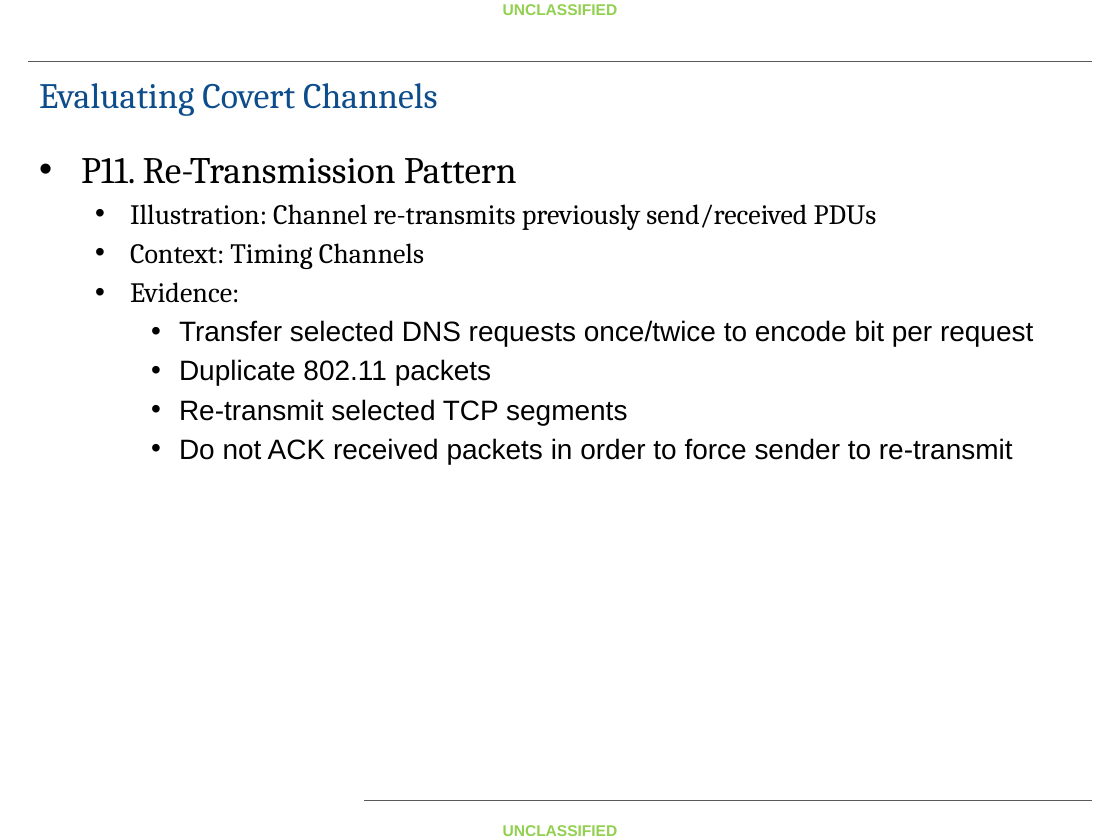
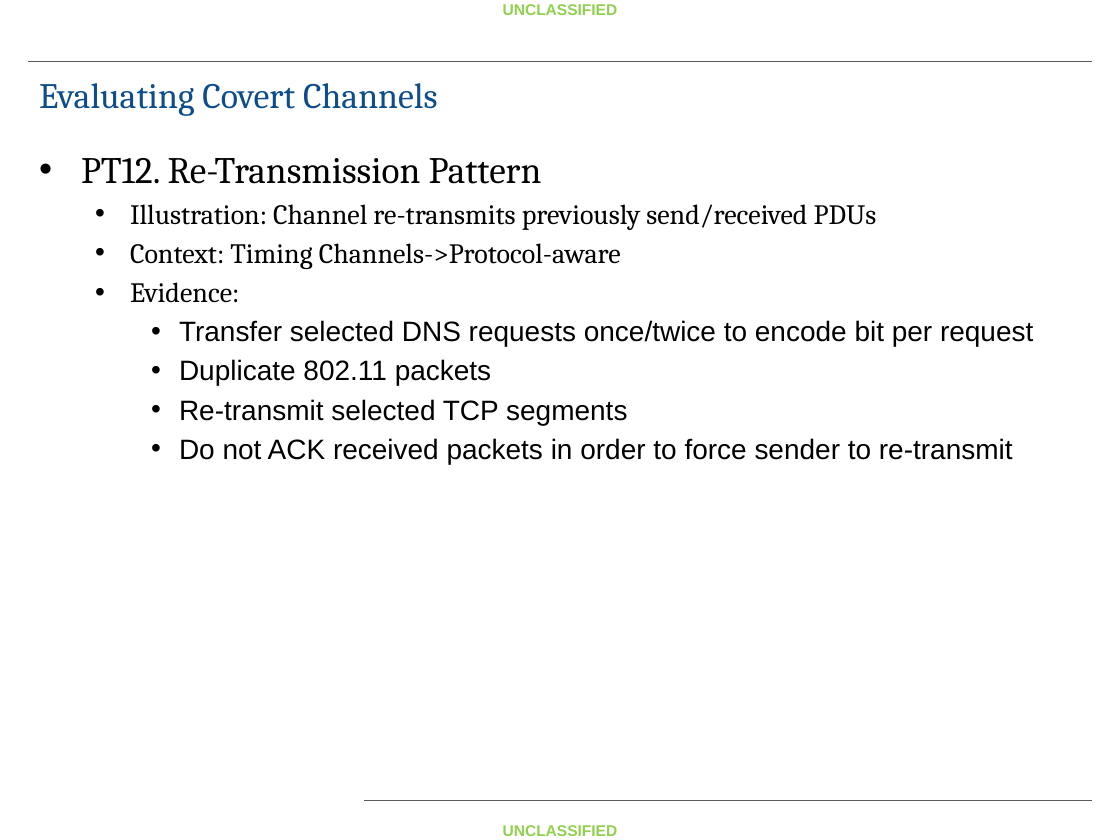
Before and after one commit to fitzgeralddaniel/CovertChannelClass, a slide deck: slide 24 of Handout/Covert Channel Lecture Whitepaper Slides.pptx (slide 17 before the commit). Drawn at 1120x840 pixels with LibreOffice and Linux fonts; fonts in the diff are those of the drawing; background and template pictures are left out. Boxes give left, top, right and bottom in pixels: in the first picture for what was removed or moved away, otherwise in the second. Text is boxed around its words. In the diff, an @@ line names an element or a change of style, - is before the commit and + after.

```diff
--- a/Handout/Covert Channel Lecture Whitepaper Slides.pptx
+++ b/Handout/Covert Channel Lecture Whitepaper Slides.pptx
@@ text at (81, 158, 542, 184): text changed @@
-• P11. Re-Transmission Pattern
+• PT12. Re-Transmission Pattern
@@ text at (130, 243, 621, 269): text changed @@
-  • Context: Timing Channels
+  • Context: Timing Channels->Protocol-aware
```
Also in this commit, not shown: 17 other slides changed, 13 slides added, 2 slides removed, 13 other files.
